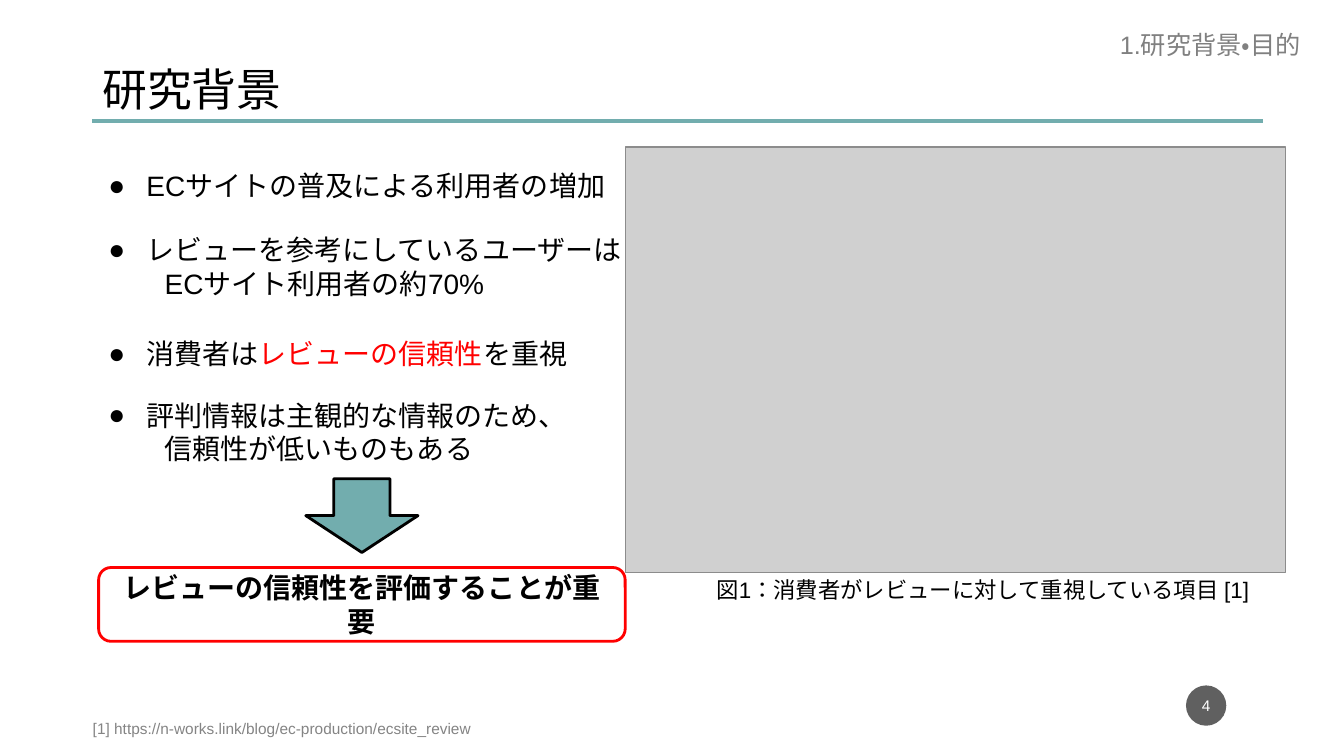
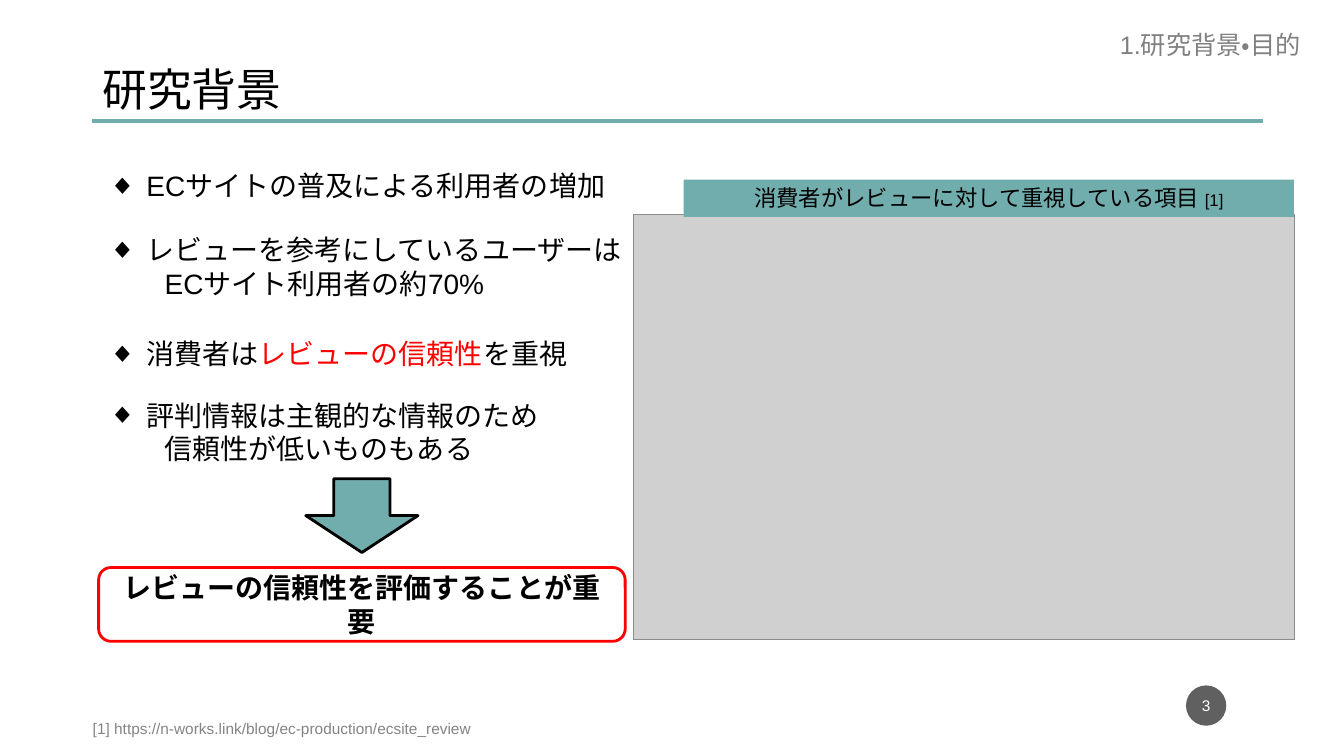
Before and after one commit to dora937nishikori/investigation, a slide deck: slide 3 of 修論/修論発表資料.pptx (slide 4 before the commit). Drawn at 1344x756 pixels with LibreOffice and Linux fonts; fonts in the diff are those of the drawing; grey boxes stand for pictures. Boxes give left, top, right and bottom in pixels: in the first picture for what was removed or moved away, otherwise in the second. Text is boxed around its words. In the diff, an @@ line names an element or a change of style, - is before the commit and + after.

```diff
--- a/修論/修論発表資料.pptx
+++ b/修論/修論発表資料.pptx
@@ rectangle "消費者がレビューに対して重視している項目 [1]": place and size @@
-rectangle "消費者がレビューに対して重視している項目 [1]" at bbox=[717, 579, 1249, 603]
+rectangle "消費者がレビューに対して重視している項目 [1]" at bbox=[684, 179, 1294, 217]
@@ rectangle "消費者がレビューに対して重視している項目 [1]" at bbox=[684, 179, 1294, 217]: fill none to #72ADAE @@
@@ text in rectangle at bbox=[754, 187, 1224, 210]: text changed @@
-図1：消費者がレビューに対して重視している項目 [1]
+消費者がレビューに対して重視している項目 [1]
@@ picture: place and size @@
-picture at bbox=[625, 147, 1287, 573]
+picture at bbox=[634, 215, 1296, 640]
@@ text at bbox=[146, 402, 539, 429]: text changed @@
-● 評判情報は主観的な情報のため、
+◆ 評判情報は主観的な情報のため
@@ page number at bbox=[1202, 700, 1211, 711]: text changed @@
-4
+3
```
Also in this commit, not shown: 5 other slides changed, 8 slides added, 2 slides removed, 7 other files.
